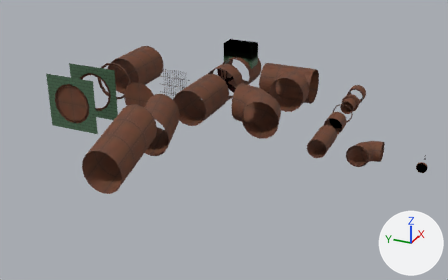
The Blender file Assets/World/Level2/raw/pipes.blend: old version first, new version second.
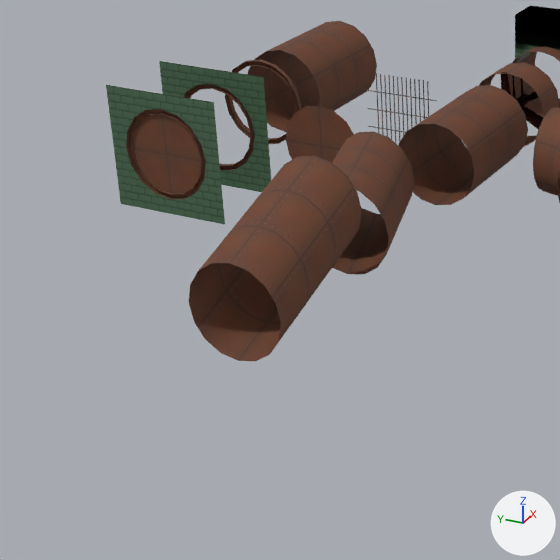
Each version is shown whole from a camera (50 mm lens) standing at (-108.0, -56.7, 52.2) and looking at (-7.2, -11.3, 1.8), then close up on the part from 0% to 54% of the width and 13% to 100% of the height. Lighting does not change. The marker at lower right points along +X, +Y and +Z. Objects named as collision shapes, trigger or cutter boxes, shadow casters or lower levels of detail are left out.

The older version as bpy lines, for what is in view:
```python
me_plane_003 = bpy.data.meshes.new('Plane.003')
me_plane_003.from_pydata(...)  # 128 vertices, 83 faces; spans x -0.06..0.06, y 0.0..8.22, z -2.0..6.0
me_plane_003.polygons.foreach_set('use_smooth', [True] * 83)
me_plane_003.materials.append(mat_rustymetal)  # picture img_tx_rusty_iron_200_png
me_plane_008 = bpy.data.meshes.new('Plane.008')
me_plane_008.from_pydata(...)  # 64 vertices, 48 faces; spans x 0.0..12.0, y -4.0..8.0, z 0.0..8.0
me_plane_008.polygons.foreach_set('use_smooth', [True] * 48)
me_plane_008.materials.append(mat_tx_brassplates)
me_plane_020 = bpy.data.meshes.new('Plane.020')
me_plane_020.from_pydata(...)  # 32 vertices, 16 faces; spans x 0.0..12.0, y -4.0..4.0, z 0.0..12.0
me_plane_020.polygons.foreach_set('use_smooth', [True] * 16)
me_plane_020.materials.append(mat_tx_brassplates)
ob_sewer_grate_high = bpy.data.objects.new('Sewer_Grate_High', me_plane_003)
ob_sewer_grate_high.location = (16.0, 8.0, 0.0)
ob_widepipe_90 = bpy.data.objects.new('WidePipe_90', me_plane_008)
ob_widepipe_90.location = (0.0, -16.0, 0.0)
ob_widepipe_kink_up = bpy.data.objects.new('WidePipe_Kink_Up', me_plane_020)
ob_widepipe_kink_up.location = (-32.0, 0.0, 0.0)
# also in view: 'WidePipe_Kink' at (-10.0, 2.0, 4.0); 'WidePipe_Straight' at (6.0, 0.0, 4.0); 'WidePipe_InnerClosed' at (0.0, 12.0, 4.0); 'WindPipe_Straight_Short' at (18.0, 0.0, 4.0); 'Windpipe_OuterOpen' at (0.2, 24.0, 4.0)
```
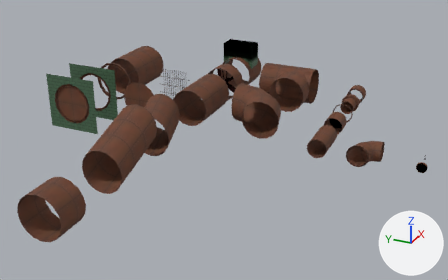
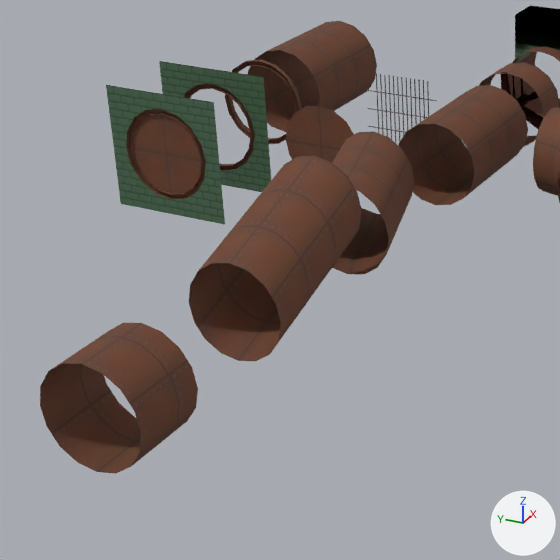
Location of each change, (x1, y1, x2, y2) in pixels of the close-ups (560 x 560 px):
'WidePipe_Straight_Half', added: after (40, 323, 198, 474)

Edits to the bpy script that builds the scene:
```text
Add me_plane_022:
    me_plane_022.from_pydata(...)  # 32 vertices, 16 faces; spans x 0.0..6.0, y -4.0..4.0, z 0.0..8.0
    me_plane_022.polygons.foreach_set('use_smooth', [True] * 16)
    me_plane_022.materials.append(mat_tx_brassplates)
Add ob_widepipe_straight_half:
    ob_widepipe_straight_half = bpy.data.objects.new('WidePipe_Straight_Half', me_plane_022)
    ob_widepipe_straight_half.location = (-48.0, 0.0, 0.0)
```
